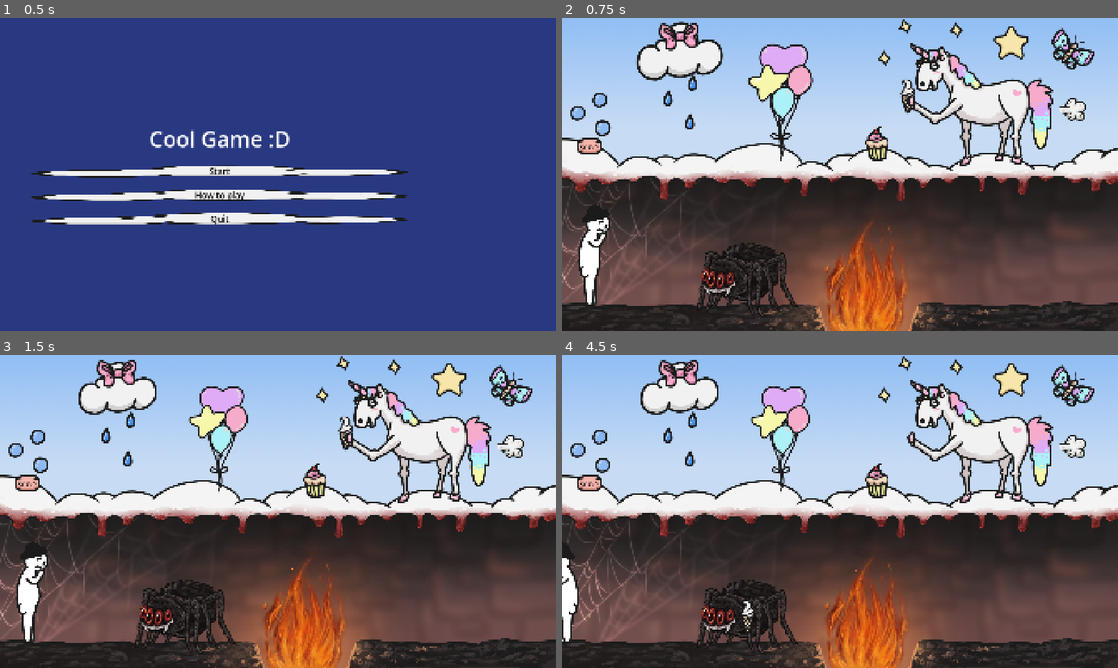
Above: before the commit, frames 1-4 (two rows, left to right).
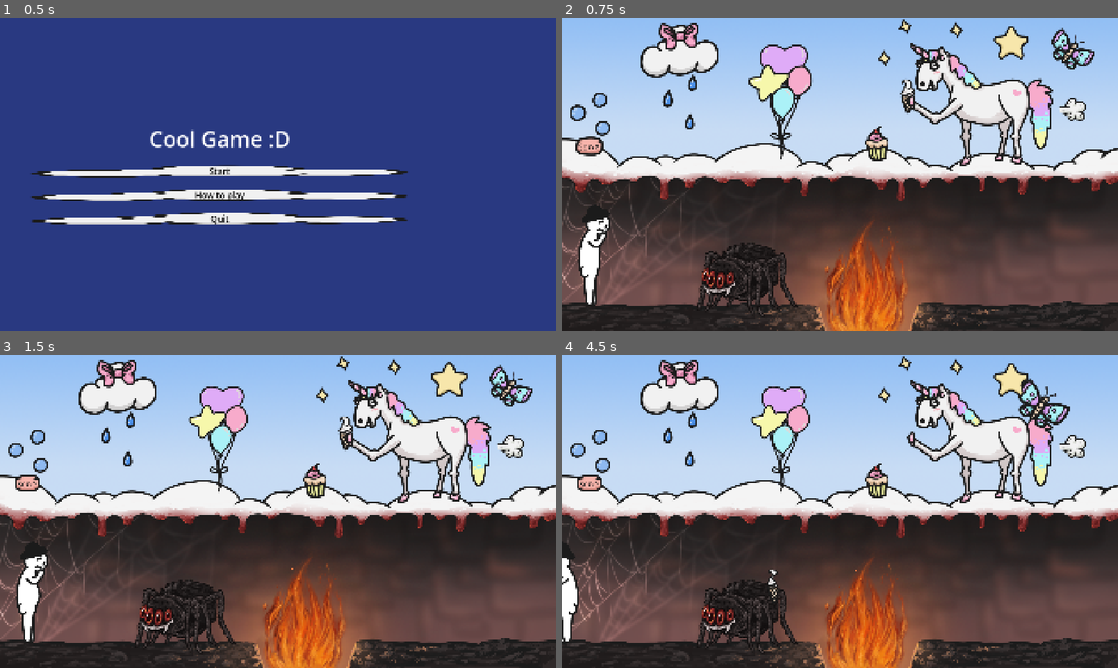
Above: after the commit, the same moments.

Repository: myryk31415/bimm-game-jam
Game: Godot game, scene res://scenes/main_menu.tscn
Two runs of this game, one before a commit and one after it. Both use one fixed random seed, a clock stepped at 60 frames per second and the inputs below. The engine's default icon, where the game draws it, is replaced by a stand-in: a white triangle on a blue panel in a dark square. Sound files missing from this copy of the repository are replaced by a short silence.
Inputs (mouse positions are in pixels of both pictures, inside the frame that each line leads up to):
- Up to frame 1 (0.5 s): no input
- Up to frame 2 (0.75 s): click "Start" at 0.5 s
- Up to frame 3 (1.5 s): tap Enter (ui_accept) at 1.25 s; drag from (183, 617) to (344, 433) at 1.27 s
- Up to frame 4 (4.5 s): drag from (906, 433) to (745, 617) at 2.02 s; move the mouse to (979, 442) at 2.77 s; hold Left (left) 2.78-3.5 s; tap C (flip) at 2.85 s; click (979, 442) at 2.92 s; drag from (867, 608) to (1073, 389) at 3.52 s; drag from (1073, 389) to (979, 442) at 4.27 s

Frame 1 is identical in both runs. In frame 2, 1.2% of the frame differs, in the area x 1-46%, y 1-46%; in frame 3, 0.2%; in frame 4, 1.6%, in the area x 32-96%, y 3-90%.

Commit message:
added simple interactions

Diff:
--- a/scenes/level_1.tscn
+++ b/scenes/level_1.tscn
@@ -93,6 +93,7 @@
 [node name="IceCream" parent="." unique_id=1547382436 instance=ExtResource("8_15mv3")]
 position = Vector2(1194, 271)
 draggable = true
+interact_with = Array[String](["Clown", "Spider"])
 texture = ExtResource("9_e3sih")
 sounds = Array[AudioStream]([ExtResource("28_ensge"), ExtResource("29_qb2q0"), ExtResource("30_x3eym"), ExtResource("16_wbtxt")])
 
@@ -126,6 +127,8 @@
 [node name="Butterfly" parent="." unique_id=1518474956 instance=ExtResource("8_15mv3")]
 position = Vector2(1757, 114)
 rotation = 0.62831855
+draggable = true
+interact_with = Array[String](["Fire"])
 texture = ExtResource("11_go7sj")
 
 [node name="Fart" parent="." unique_id=1435724302 instance=ExtResource("8_15mv3")]
@@ -137,12 +140,14 @@
 [node name="Muffin" parent="." unique_id=321348595 instance=ExtResource("8_15mv3")]
 position = Vector2(1088, 433)
 draggable = true
+interact_with = Array[String](["Fire"])
 texture = ExtResource("14_x2xxo")
 sounds = Array[AudioStream]([ExtResource("28_ensge"), ExtResource("29_qb2q0"), ExtResource("30_x3eym"), ExtResource("16_wbtxt")])
 
 [node name="Soap" parent="." unique_id=943966003 instance=ExtResource("8_15mv3")]
 position = Vector2(94, 442)
 draggable = true
+interact_with = Array[String](["Clown"])
 texture = ExtResource("15_2cbcq")
 sounds = Array[AudioStream]([ExtResource("28_ensge"), ExtResource("29_qb2q0"), ExtResource("30_x3eym"), ExtResource("16_wbtxt")])
 
@@ -170,7 +175,7 @@
 [node name="Bow" parent="." unique_id=791298815 instance=ExtResource("8_15mv3")]
 position = Vector2(403, 65)
 draggable = true
-interact_with = Array[String](["Spider"])
+interact_with = Array[String](["Spider", "Fire"])
 texture = ExtResource("12_7gny6")
 sounds = Array[AudioStream]([ExtResource("28_ensge"), ExtResource("29_qb2q0"), ExtResource("30_x3eym"), ExtResource("16_wbtxt")])
 
@@ -223,11 +228,19 @@
 
 [node name="Star" parent="." unique_id=996474778 instance=ExtResource("8_15mv3")]
 position = Vector2(1552, 85)
+draggable = true
+interact_with = Array[String](["Fire"])
 texture = ExtResource("50_3x5jj")
 
 [connection signal="died" from="Player" to="." method="_on_player_died"]
 [connection signal="end_level" from="Player" to="." method="_on_player_end_level"]
+[connection signal="interaction" from="IceCream" to="." method="_on_ice_cream_interaction"]
+[connection signal="interaction" from="Butterfly" to="." method="_on_butterfly_interaction"]
+[connection signal="interaction" from="Muffin" to="." method="_on_muffin_interaction"]
+[connection signal="interaction" from="Soap" to="." method="_on_soap_interaction"]
 [connection signal="interaction" from="Bow" to="." method="_on_bow_interaction"]
 [connection signal="interaction" from="WaterDrop" to="." method="_on_water_drop_interaction"]
 [connection signal="interaction" from="WaterDrop2" to="." method="_on_water_drop_interaction"]
 [connection signal="interaction" from="WaterDrop3" to="." method="_on_water_drop_interaction"]
+[connection signal="interaction" from="Balloons" to="." method="_on_balloons_interaction"]
+[connection signal="interaction" from="Star" to="." method="_on_star_interaction"]
--- a/scripts/level_1.gd
+++ b/scripts/level_1.gd
@@ -2,6 +2,7 @@
 
 const CUTE_SPIDER = preload("uid://bnn03bt1lwb0g")
 const DRAG = preload("uid://dkfhmnuke066g")
+var bow_used = false
 
 # Called when the node enters the scene tree for the first time.
 func _ready() -> void:
@@ -25,21 +26,29 @@
 
 func _on_bow_interaction(from: Node2D, _with: Node2D) -> void:
 	$Bow/AudioStreamPlayer.stop()
-	$Spider/AudioStreamPlayer2.play()
+	if _with == $Spider and not bow_used:
+		bow_used = true
+		$Spider/AudioStreamPlayer2.play()
 
-	var cute_spider = make_item("res://assets/ElinAssets/CuteSpider.png")
-	cute_spider.global_position = $Spider.global_position + Vector2(0, 50)
-	add_child(cute_spider)
+		var cute_spider = make_item("res://assets/ElinAssets/CuteSpider.png")
+		cute_spider.global_position = $Spider.global_position + Vector2(0, 50)
+		add_child(cute_spider)
 
-	#var cute_spider = CUTE_SPIDER.instantiate()
-	#cute_spider.global_position = $Spider.global_position + Vector2(0, 50)
-	#add_child(cute_spider)
+		#var cute_spider = CUTE_SPIDER.instantiate()
+		#cute_spider.global_position = $Spider.global_position + Vector2(0, 50)
+		#add_child(cute_spider)
 
-	$Spider.hide()
-	$Bow.hide()
-	await $Spider/AudioStreamPlayer2.finished
-	$Bow.queue_free()
-	$Spider.queue_free()
+		$Spider.hide()
+		$Bow.hide()
+		await $Spider/AudioStreamPlayer2.finished
+		$Bow.queue_free()
+		$Spider.queue_free()
+	if _with == $Fire and not bow_used:
+		bow_used = true
+		var BurntBow = make_item("res://assets/ElinAssets/BowBurned.png",true)
+		BurntBow.global_position = from.global_position
+		add_child(BurntBow)
+		from.queue_free()
 
 
 func _on_player_died() -> void:
@@ -62,3 +71,53 @@
 	item.interact_with = interact_with
 	item.sounds = sounds
 	return item
+
+
+func _on_ice_cream_interaction(from: Node2D, with: Node2D) -> void:
+	$IceCream/AudioStreamPlayer.stop()
+	var IceCreamBite = make_item("res://assets/ElinAssets/IceCreamBite.png",true)
+	IceCreamBite.global_position = from.global_position
+	add_child(IceCreamBite)
+	from.queue_free()
+
+
+func _on_butterfly_interaction(from: Node2D, with: Node2D) -> void:
+	$Butterfly/AudioStreamPlayer.stop()
+	var BurnButterfly = make_item("res://assets/ElinAssets/ButterflyBurning.png",true)
+	BurnButterfly.global_position = from.global_position
+	add_child(BurnButterfly)
+	from.queue_free()
+
+
+func _on_muffin_interaction(from: Node2D, with: Node2D) -> void:
+	$Muffin/AudioStreamPlayer.stop()
+	var BurntMuffin = make_item("res://assets/ElinAssets/MuffinBurned.png",true)
+	BurntMuffin.global_position = from.global_position
+	add_child(BurntMuffin)
+	from.queue_free()
+
+
+func _on_star_interaction(from: Node2D, with: Node2D) -> void:
+	$Star/AudioStreamPlayer.stop()
+	var AngryStar = make_item("res://assets/ElinAssets/StarHurt.png",true)
+	AngryStar.global_position = from.global_position
+	add_child(AngryStar)
+	from.queue_free()
+
+
+func _on_balloons_interaction(from: Node2D, with: Node2D) -> void:
+	$Balloons/AudioStreamPlayer.stop()
+	var ClownBalloon = make_item("res://assets/ElinAssets/ClownBalloon.png")
+	ClownBalloon.global_position = with.global_position
+	add_child(ClownBalloon)
+	from.queue_free()
+	with.queue_free()
+
+
+func _on_soap_interaction(from: Node2D, with: Node2D) -> void:
+	$Soap/AudioStreamPlayer.stop()
+	var ClownNoScary = make_item("res://assets/ElinAssets/ClownNoScary.png")
+	ClownNoScary.global_position = with.global_position
+	add_child(ClownNoScary)
+	from.queue_free()
+	with.queue_free()
